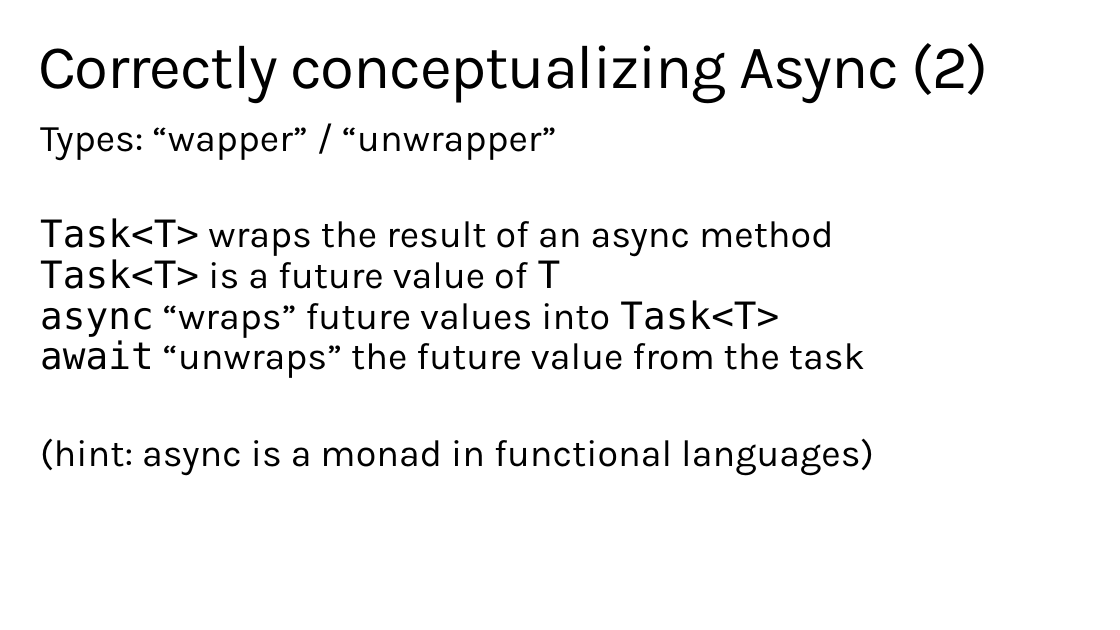
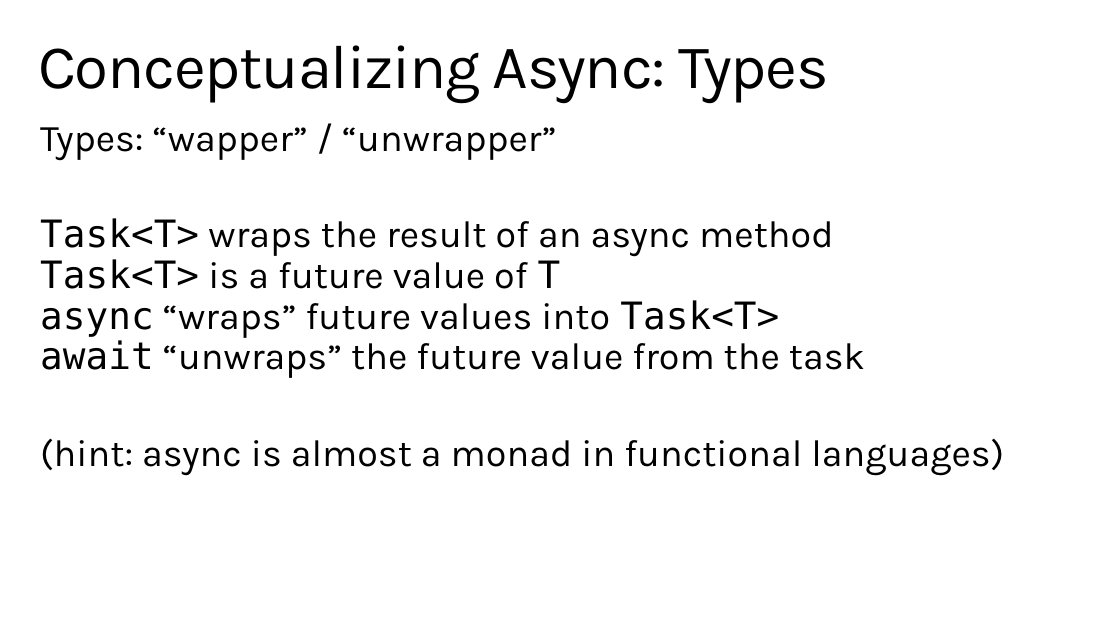
Before and after one commit to StephenCleary/Presentations, a slide deck: slide 15 of Async Pitfalls/Async Pitfalls.pptx. Drawn at 1120x630 pixels with LibreOffice and Linux fonts; fonts in the diff are those of the drawing; background and template pictures are left out. Boxes give left, top, right and bottom in pixels: in the first picture for what was removed or moved away, otherwise in the second. Text is boxed around its words. In the diff, an @@ line names an element or a change of style, - is before the commit and + after.

```diff
--- a/Async Pitfalls/Async Pitfalls.pptx
+++ b/Async Pitfalls/Async Pitfalls.pptx
@@ title at bbox=[38, 45, 829, 104]: text changed @@
-Correctly conceptualizing Async (2)
+Conceptualizing Async: Types
@@ text at bbox=[40, 438, 1004, 476]: text changed @@
-(hint: async is a monad in functional languages)
+(hint: async is almost a monad in functional languages)
```
Also in this commit, not shown: 6 other slides changed, 16 slides added, 8 slides removed, 4 other files.
